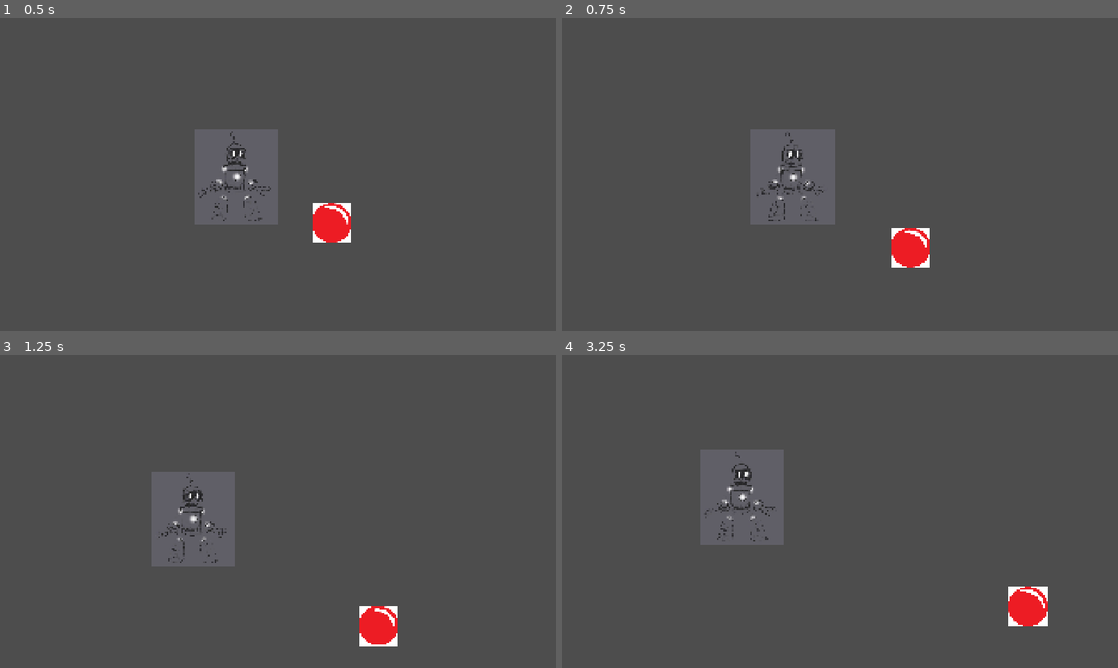
Above: before the commit, frames 1-4 (two rows, left to right).
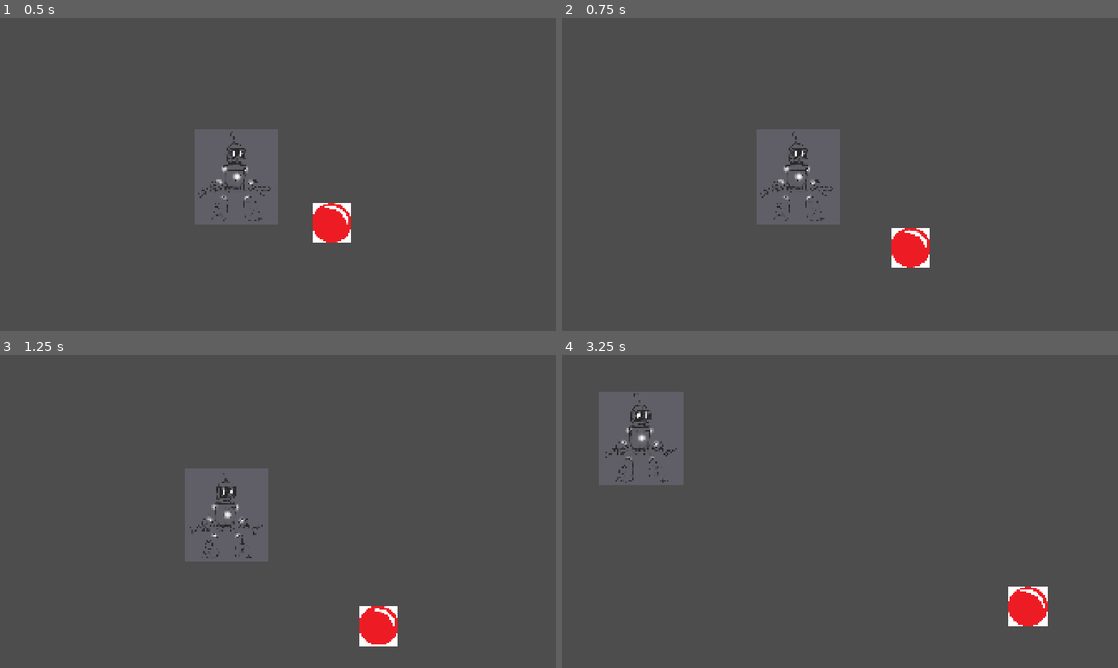
Above: after the commit, the same moments.

Repository: dubse34/project-gravitron
Game: Godot game, scene res://main.tscn
The game is run twice, just before and just after one commit, with the same random seed, the same clock (stepped at 60 frames per second) and the same inputs. The project has no main scene, so this scene is started directly.
Inputs (mouse positions are in pixels of both pictures, inside the frame that each line leads up to):
- Up to frame 1 (0.5 s): no input
- Up to frame 2 (0.75 s): move the mouse to (962, 158) at 0.52 s; click (962, 158) at 0.67 s
- Up to frame 3 (1.25 s): no input
- Up to frame 4 (3.25 s): drag from (728, 527) to (940, 627) at 1.27 s; move the mouse to (895, 442) at 2.02 s; click (895, 442) at 2.17 s; drag from (812, 574) to (767, 517) at 2.77 s

Frame 1 is identical in both runs. In frame 2, 1.3% of the frame differs, in the area x 33-50%, y 35-66%; in frame 3, 4.2%; in frame 4, 8.4%, in the area x 6-40%, y 11-61%.

Commit message:
feat: charge mouse click movement
hold up to 1 second to charge and release to send flying

Diff:
--- a/player.gd
+++ b/player.gd
@@ -6,19 +6,26 @@
 
 var screen_size
 var velocity = Vector2.ZERO
+var click_time = 0
 
 func _ready():
 	screen_size = get_viewport_rect().size
 
 func _unhandled_input(event):
 	if event is InputEventMouseButton and event.button_index == MOUSE_BUTTON_LEFT and event.pressed:
+		click_time = Time.get_ticks_msec()
+
+	elif event is InputEventMouseButton and event.button_index == MOUSE_BUTTON_LEFT: #button is released
+		click_time = Time.get_ticks_msec() - click_time
+		var speed = click_time
+		if speed > 1000: speed = 1000
 		var mouse_pos = get_global_mouse_position()
 		var direction = (mouse_pos - position).normalized()
-
-		# Reset velocity
-		velocity = Vector2.ZERO
+		#
+		## Reset velocity
+		#velocity = Vector2.ZERO
 		# opposite click thingy bro idk it works
-		velocity -= direction * thrust_force
+		velocity -= direction * speed
 
 func _process(delta):
 
